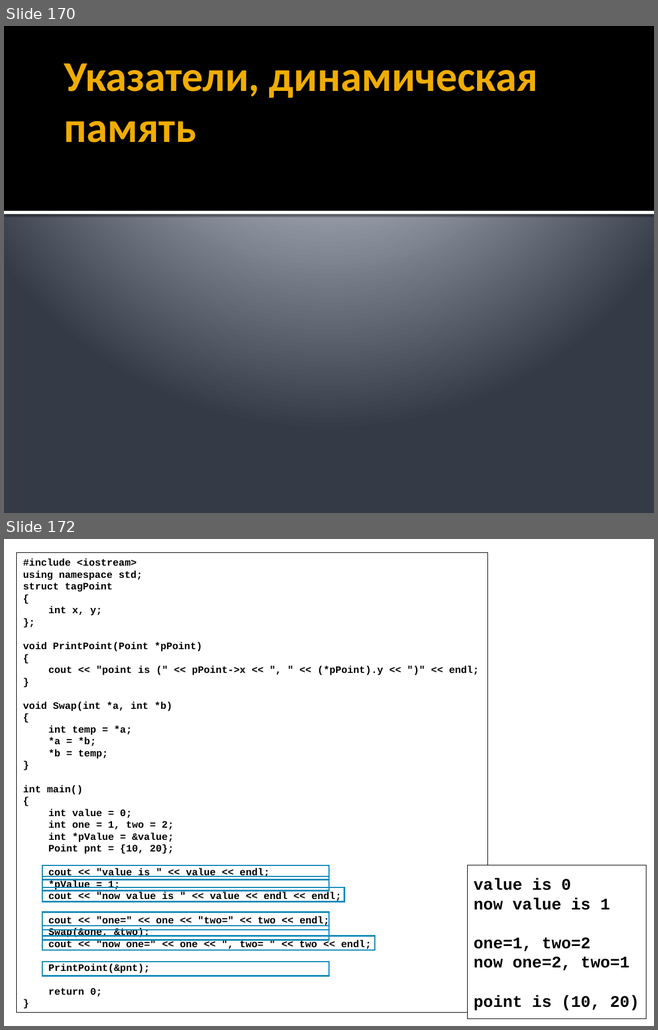
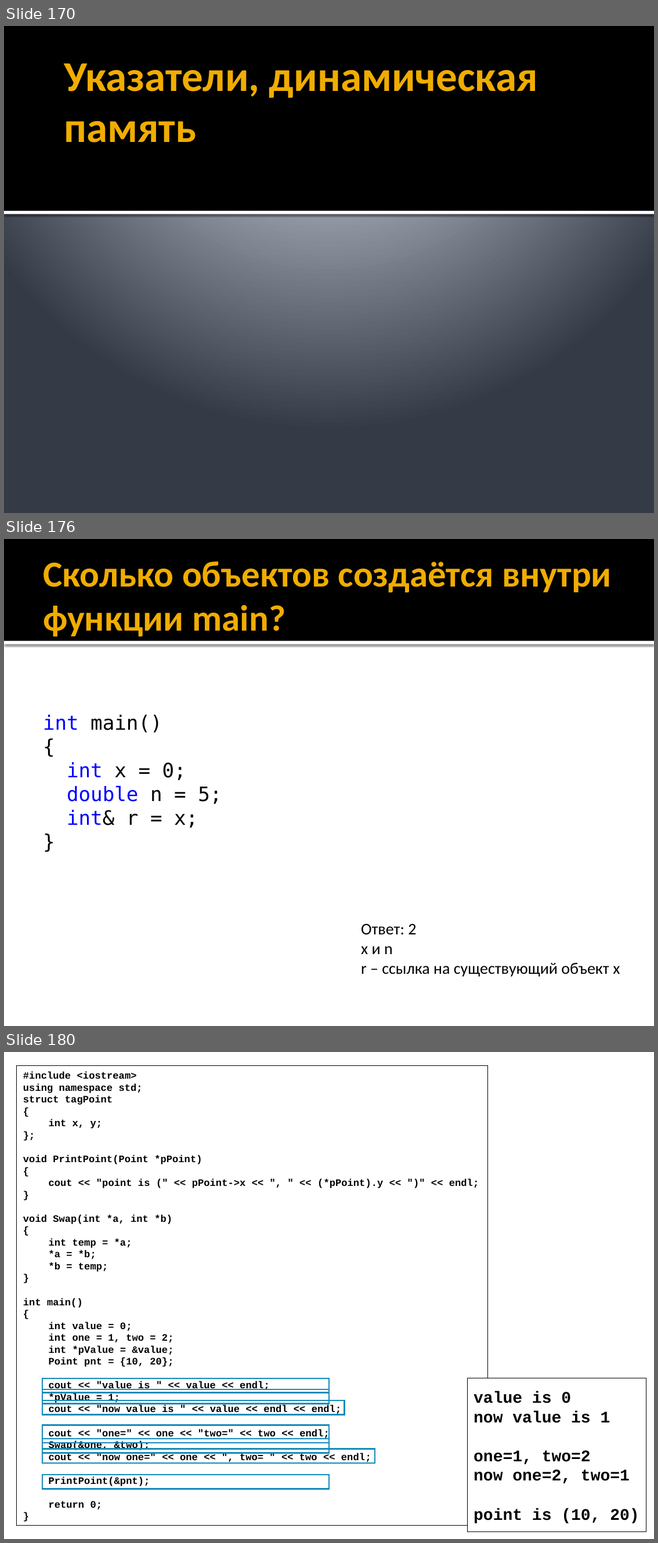
Before and after one commit to alexey-malov/oop, a slide deck: lectures/01/Синтаксис C++.pptx. Shown one above the other, each under a label of ours: slides 170 and 172 before the commit, slides 170, 176 and 180 after it; the slides between them are not shown. The pictures are 658x1030 and 658x1543 pixels, drawn with LibreOffice and Linux fonts; fonts in the diff are those of the drawing. Boxes give left, top, right and bottom in pixels: in the first picture for what was removed or moved away, otherwise in the second. Text is boxed around its words. In the diff, an @@ line names an element or a change of style, - is before the commit and + after.

```diff
--- a/lectures/01/Синтаксис C++.pptx
+++ b/lectures/01/Синтаксис C++.pptx
@@ slide 176 added at (4, 539, 654, 1026), background #FFFFFF @@
@@ rectangle added at (4, 539, 654, 641), fill #000000 @@
@@ title added at (43, 561, 611, 636), 40.5 pt, text #F0AD00, bold @@
+Сколько объектов создаётся внутри функции main?
@@ rectangle added at (4, 641, 654, 644), fill #FFFFFF @@
@@ text added at (43, 715, 221, 828), 22 pt, text #000000 @@
+int main()
+{
+int x = 0;
+double n = 5;
+int& r = x;
+}
@@ text added at (361, 924, 619, 977), 18 pt, text #000000 @@
+Ответ: 2
+x и n
+r – ссылка на существующий объект x
@@ what was slide 172 is now slide 180 @@
```
Also in this commit, not shown: 2 slides changed, 7 other slides added, 5 other files.
